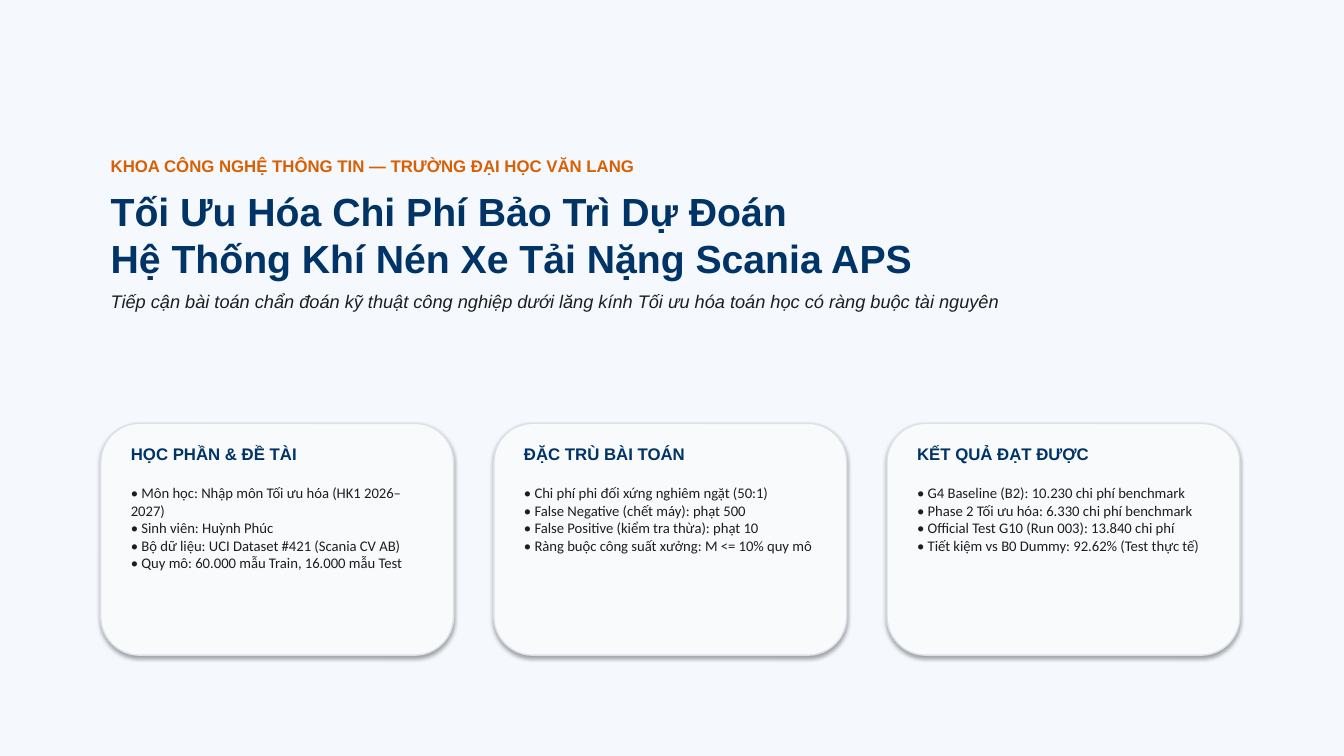
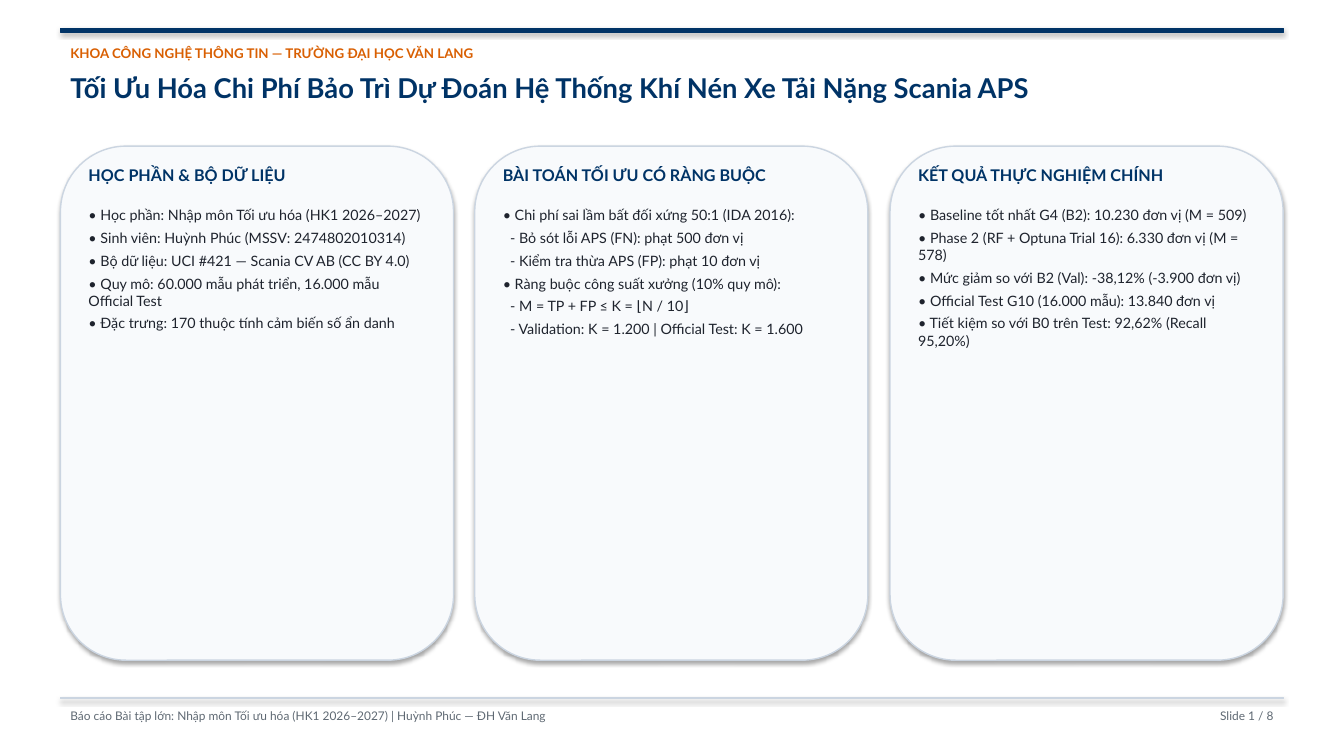
Before and after one commit to PhucHuynh16/Predictive-maintenance-cost-optimization, a slide deck: slide 1 of slides/SLIDES_THUYET_TRINH_SCANIA_APS.pptx. Drawn at 1344x756 pixels with LibreOffice and Linux fonts; fonts in the diff are those of the drawing. Boxes give left, top, right and bottom in pixels: in the first picture for what was removed or moved away, otherwise in the second. Text is boxed around its words. In the diff, an @@ line names an element or a change of style, - is before the commit and + after.

Commit message:
docs(acceptance): finalize compliance audit, dynamic demo validation, report/slides typography, and acceptance report

```diff
--- a/slides/SLIDES_THUYET_TRINH_SCANIA_APS.pptx
+++ b/slides/SLIDES_THUYET_TRINH_SCANIA_APS.pptx
@@ rectangle: place and size @@
-rectangle at (0, 0, 1344, 756)
+rectangle at (60, 28, 1284, 32)
@@ rectangle at (60, 28, 1284, 32): fill #F5F8FC to #003366; outline none to #003366 0.75 pt @@
@@ text "KHOA CÔNG NGHỆ THÔNG TIN ...": place and size @@
-text "KHOA CÔNG NGHỆ THÔNG TIN ..." at (111, 159, 999, 312)
+text "KHOA CÔNG NGHỆ THÔNG TIN ..." at (70, 46, 473, 61)
@@ text "KHOA CÔNG NGHỆ THÔNG TIN ..." at (70, 46, 473, 61): size 12 to 9.5 pt, font Arial to Lato @@
@@ text added at (70, 76, 1029, 103), 19.5 pt, text #003366, bold @@
+Tối Ưu Hóa Chi Phí Bảo Trì Dự Đoán Hệ Thống Khí Nén Xe Tải Nặng Scania APS
@@ rounded rectangle added at (60, 146, 454, 660), fill #F8FAFC, outline #CBD5E1 1 pt @@
@@ rounded rectangle added at (475, 146, 868, 660), fill #F8FAFC, outline #CBD5E1 1 pt @@
@@ rounded rectangle added at (890, 146, 1284, 660), fill #F8FAFC, outline #CBD5E1 1 pt @@
@@ text added at (88, 166, 285, 184), 11.5 pt, text #003366, bold @@
+HỌC PHẦN & BỘ DỮ LIỆU
@@ text at (503, 166, 766, 184): text changed; size 10.5 to 11.5 pt; font Calibri to Lato; text colour #1E1E1E to #003366; bold on @@
-• G4 Baseline (B2): 10.230 chi phí benchmark
-• Phase 2 Tối ưu hóa: 6.330 chi phí benchmark
-• Official Test G10 (Run 003): 13.840 chi phí
-• Tiết kiệm vs B0 Dummy: 92.62% (Test thực tế)
+BÀI TOÁN TỐI ƯU CÓ RÀNG BUỘC
@@ text added at (918, 166, 1163, 184), 11.5 pt, text #003366, bold @@
+KẾT QUẢ THỰC NGHIỆM CHÍNH
@@ text added at (88, 208, 420, 331), 10.2 pt, text #1E232D @@
+• Học phần: Nhập môn Tối ưu hóa (HK1 2026–2027)
+• Sinh viên: Huỳnh Phúc (MSSV: 2474802010314)
+• Bộ dữ liệu: UCI #421 — Scania CV AB (CC BY 4.0)
+• Quy mô: 60.000 mẫu phát triển, 16.000 mẫu Official Test
+• Đặc trưng: 170 thuộc tính cảm biến số ẩn danh
@@ text at (111, 196, 999, 312): paragraphs removed @@
-Tối Ưu Hóa Chi Phí Bảo Trì Dự Đoán
-Hệ Thống Khí Nén Xe Tải Nặng Scania APS
-Tiếp cận bài toán chẩn đoán kỹ thuật công nghiệp dưới lăng kính Tối ưu hóa toán học có ràng buộc tài nguyên
@@ text at (515, 208, 802, 334): text changed; size 10.5 to 10.2 pt; font Calibri to Lato; text colour #1E1E1E to #1E232D @@
-• Chi phí phi đối xứng nghiêm ngặt (50:1)
-• False Negative (chết máy): phạt 500
-• False Positive (kiểm tra thừa): phạt 10
-• Ràng buộc công suất xưởng: M <= 10% quy mô
+• Chi phí sai lầm bất đối xứng 50:1 (IDA 2016):
+- Bỏ sót lỗi APS (FN): phạt 500 đơn vị
+- Kiểm tra thừa APS (FP): phạt 10 đơn vị
+• Ràng buộc công suất xưởng (10% quy mô):
+- M = TP + FP ≤ K = ⌊N / 10⌋
+- Validation: K = 1.200 | Official Test: K = 1.600
@@ text added at (918, 208, 1247, 348), 10.2 pt, text #1E232D @@
+• Baseline tốt nhất G4 (B2): 10.230 đơn vị (M = 509)
+• Phase 2 (RF + Optuna Trial 16): 6.330 đơn vị (M = 578)
+• Mức giảm so với B2 (Val): -38,12% (-3.900 đơn vị)
+• Official Test G10 (16.000 mẫu): 13.840 đơn vị
+• Tiết kiệm so với B0 trên Test: 92,62% (Recall 95,20%)
@@ rounded rectangle removed at (101, 423, 454, 655) @@
@@ text removed at (131, 446, 297, 463) @@
-HỌC PHẦN & ĐỀ TÀI
@@ rounded rectangle removed at (494, 423, 847, 655) @@
@@ text removed at (524, 446, 685, 463) @@
-ĐẶC TRÙ BÀI TOÁN
@@ rounded rectangle removed at (887, 423, 1240, 655) @@
@@ text removed at (917, 446, 1088, 464) @@
-KẾT QUẢ ĐẠT ĐƯỢC
@@ rectangle added at (60, 698, 1284, 699), fill #CBD5E1, outline #CBD5E1 0.75 pt @@
@@ text at (70, 710, 546, 722): text changed; size 10.5 to 8.5 pt; font Calibri to Lato; text colour #1E1E1E to #5F6973 @@
-• Môn học: Nhập môn Tối ưu hóa (HK1 2026–2027)
-• Sinh viên: Huỳnh Phúc
-• Bộ dữ liệu: UCI Dataset #421 (Scania CV AB)
-• Quy mô: 60.000 mẫu Train, 16.000 mẫu Test
+Báo cáo Bài tập lớn: Nhập môn Tối ưu hóa (HK1 2026–2027) | Huỳnh Phúc — ĐH Văn Lang
@@ text added at (1220, 711, 1274, 720), 8.5 pt, text #5F6973 @@
+Slide 1 / 8
```
Also in this commit, not shown: 4 other slides changed, 3 slides added, 3 slides removed, 14 other files.
